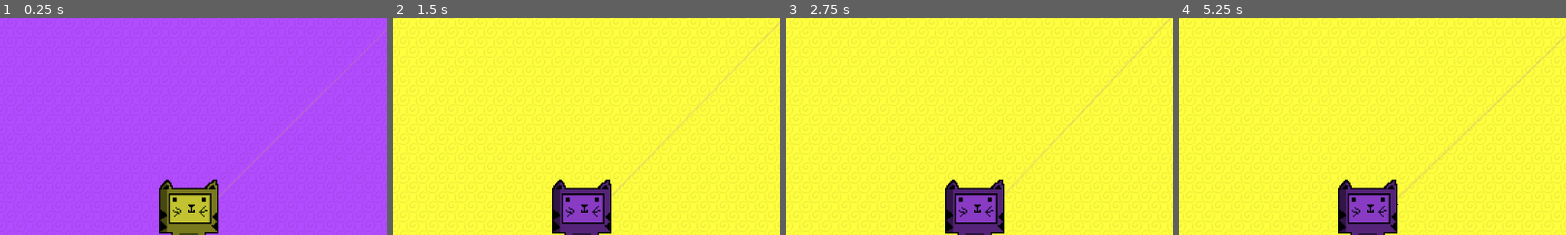
Above: before the commit, frames 1-4 (left to right).
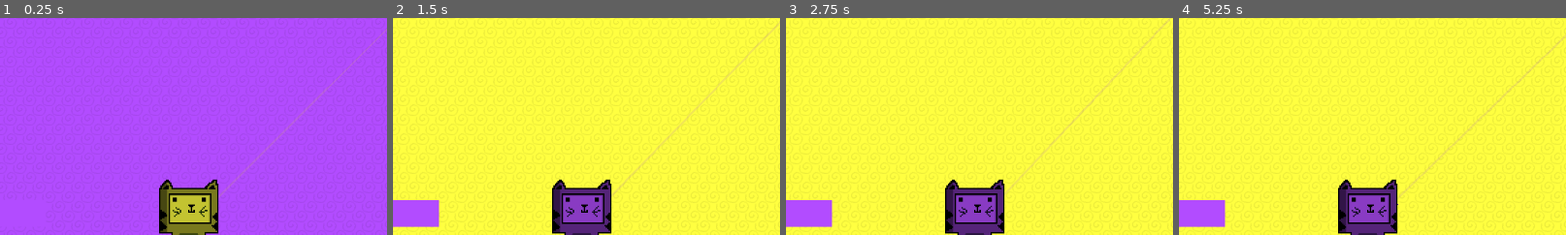
Above: after the commit, the same moments.

Repository: abarichello/game-off
Game: Godot game, scene res://scenes/Main.tscn
Same seed, same stepped clock (60 frames per second), same inputs: the game is played once before the commit and once after it.
Inputs (mouse positions are % of the whole screen's width and height, from its top left):
- Up to frame 1 (0.25 s): no input
- Up to frame 2 (1.5 s): tap Enter at 0.5 s; move the mouse to (72, 45) at 0.52 s; press the mouse at (72, 45) at 0.53 s; hold Up (ui_up) 0.53-1.28 s; tap Space at 1.25 s; move the mouse to (30, 55) at 1.27 s; release the mouse at (30, 55) at 1.28 s; hold Down (ui_down) from 1.28 s (still down); right-click (30, 55) at 1.35 s
- Up to frame 3 (2.75 s): tap Enter at 2 s; move the mouse to (60, 28) at 2.02 s; release Down (ui_down) at 2.03 s; press the mouse at (60, 28) at 2.03 s; hold Up (ui_up) from 2.03 s (still down)
- Up to frame 4 (5.25 s): tap Space at 2.75, 4.25 s; move the mouse to (45, 70) at 2.77 s; release the mouse at (45, 70) at 2.78 s; right-click (45, 70) at 2.85 s; tap Enter at 3.5 s; move the mouse to (80, 65) at 3.52 s; release Up (ui_up) at 3.53 s; press the mouse at (80, 65) at 3.53 s; hold Down (ui_down) from 3.53 s (still down); move the mouse to (20, 35) at 4.27 s; release the mouse at (20, 35) at 4.28 s; right-click (20, 35) at 4.35 s; move the mouse to (55, 50) at 5.02 s; press the mouse at (55, 50) at 5.03 s
The pictures show only the part of the screen within x 0-50%, y 41-91%; the shares and areas given below are measured in that part.

The runs differ from the first frame. In frame 2, 1.5% of the frame differs, in the area x 0-13%, y 83-97%; in frame 3, 1.5%; in frame 4, 1.5%.
Error in both runs: Invalid get index 'MISSILE' (on base: 'Node (GLOBAL.gd)'). (res://scripts/EnemyGenerator.gd:12)

Commit message:
Simple collision script

Diff:
--- a/scenes/Base.tscn
+++ b/scenes/Base.tscn
@@ -1,3 +1,51 @@
-[gd_scene format=2]
+[gd_scene load_steps=3 format=2]
+
+[ext_resource path="res://scripts/Base.gd" type="Script" id=1]
+
+[sub_resource type="CircleShape2D" id=1]
+
+custom_solver_bias = 0.0
+radius = 68.9104
 
 [node name="Base" type="Node2D"]
+script = ExtResource( 1 )
+
+[node name="ColorRect" type="ColorRect" parent="."]
+anchor_left = 0.5
+anchor_top = 0.5
+anchor_right = 0.5
+anchor_bottom = 0.5
+margin_left = -60.5
+margin_top = -33.0
+margin_right = 60.5
+margin_bottom = 33.0
+rect_pivot_offset = Vector2( 0, 0 )
+rect_clip_content = false
+mouse_filter = 0
+mouse_default_cursor_shape = 0
+size_flags_horizontal = 1
+size_flags_vertical = 1
+color = Color( 1, 1, 1, 1 )
+
+[node name="Body" type="RigidBody2D" parent="."]
+input_pickable = false
+collision_layer = 1
+collision_mask = 1
+mode = 1
+mass = 1.0
+gravity_scale = 1.0
+custom_integrator = false
+continuous_cd = 0
+contacts_reported = 0
+contact_monitor = false
+sleeping = false
+can_sleep = true
+linear_velocity = Vector2( 0, 0 )
+linear_damp = -1.0
+angular_velocity = 0.0
+angular_damp = -1.0
+
+[node name="CollisionMask" type="CollisionShape2D" parent="Body"]
+shape = SubResource( 1 )
+
+[connection signal="body_entered" from="Body" to="." method="_on_Body_body_entered"]
--- a/scenes/Game.tscn
+++ b/scenes/Game.tscn
@@ -1,8 +1,9 @@
-[gd_scene load_steps=4 format=2]
+[gd_scene load_steps=5 format=2]
 
 [ext_resource path="res://scripts/Game.gd" type="Script" id=1]
 [ext_resource path="res://scenes/Arena.tscn" type="PackedScene" id=2]
 [ext_resource path="res://scenes/Player.tscn" type="PackedScene" id=3]
+[ext_resource path="res://scenes/Base.tscn" type="PackedScene" id=4]
 
 [node name="Game" type="Node2D"]
 script = ExtResource( 1 )
@@ -11,3 +12,6 @@
 
 [node name="Player" parent="." instance=ExtResource( 3 )]
 position = Vector2( 473.304, 952.639 )
+
+[node name="Base" parent="." instance=ExtResource( 4 )]
+position = Vector2( 53.8083, 928.269 )
--- a/scripts/Base.gd
+++ b/scripts/Base.gd
@@ -1,4 +1,22 @@
 extends "res://scripts/ColoredEntity.gd"
+
+const FULL_HEALTH: int = 3
+var health: int = self.FULL_HEALTH
 
 func _ready():
 	pass
+
+func hit() -> void:
+	if health > 1:
+		self.health -= 1
+	else:
+		self.dead()
+
+func dead() -> void:
+	pass
+
+# --- Signals ---
+
+func _on_Body_body_entered(body: Node):
+	body.queue_free()
+	self.hit()
